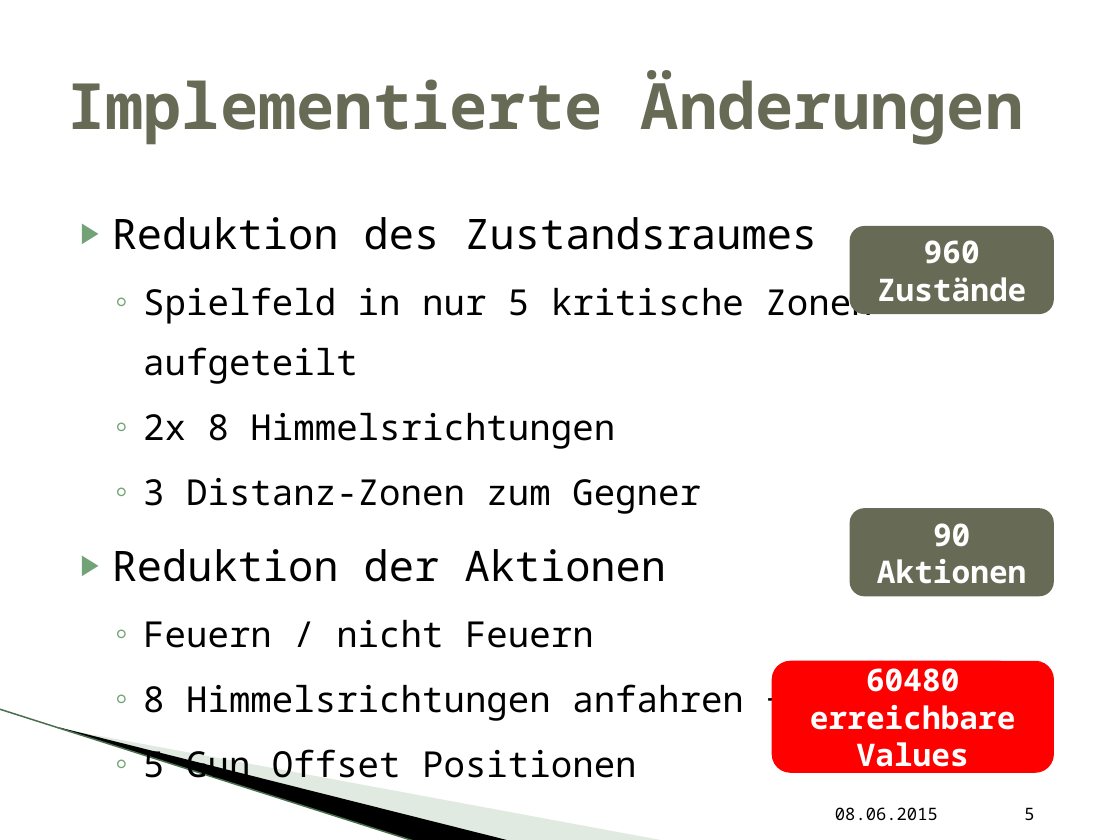
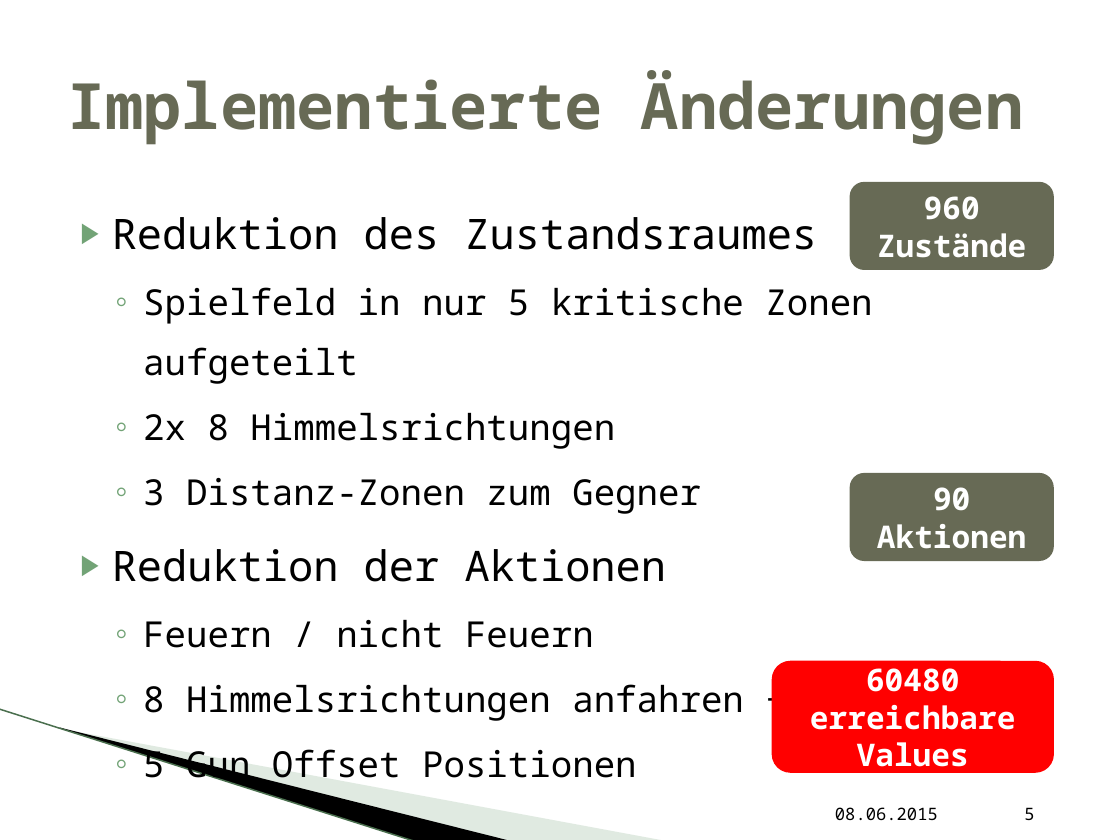
Before and after one commit to vikwin/HAW-LernendeAgenten_RC, a slide deck: slide 5 of Präsentation/Zwischenpräsentation.pptx. Drawn at 1120x840 pixels with LibreOffice and Linux fonts; fonts in the diff are those of the drawing; background and template pictures are left out. Boxes give left, top, right and bottom in pixels: in the first picture for what was removed or moved away, otherwise in the second. Text is boxed around its words. In the diff, an @@ line names an element or a change of style, - is before the commit and + after.

```diff
--- a/Präsentation/Zwischenpräsentation.pptx
+++ b/Präsentation/Zwischenpräsentation.pptx
@@ rounded rectangle "960 Zustände": place and size @@
-rounded rectangle "960 Zustände" at (850, 226, 1054, 315)
+rounded rectangle "960 Zustände" at (850, 181, 1054, 270)
@@ rounded rectangle "90 Aktionen": place and size @@
-rounded rectangle "90 Aktionen" at (850, 508, 1054, 597)
+rounded rectangle "90 Aktionen" at (850, 473, 1054, 561)
```
Also in this commit, not shown: 3 other slides changed, 5 other files.
